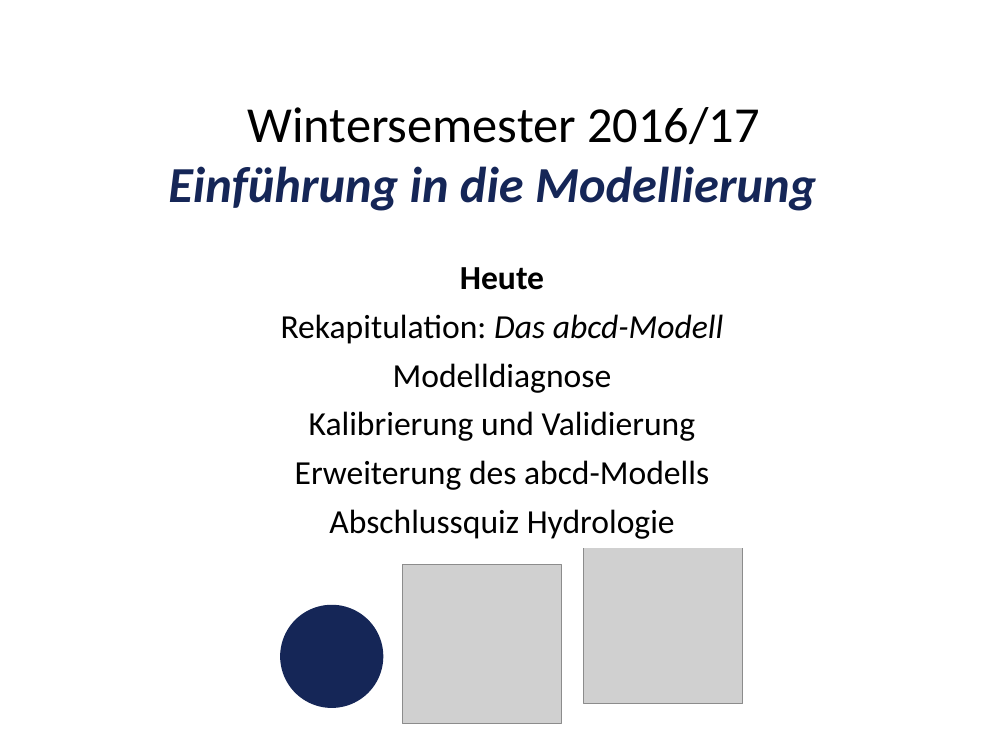
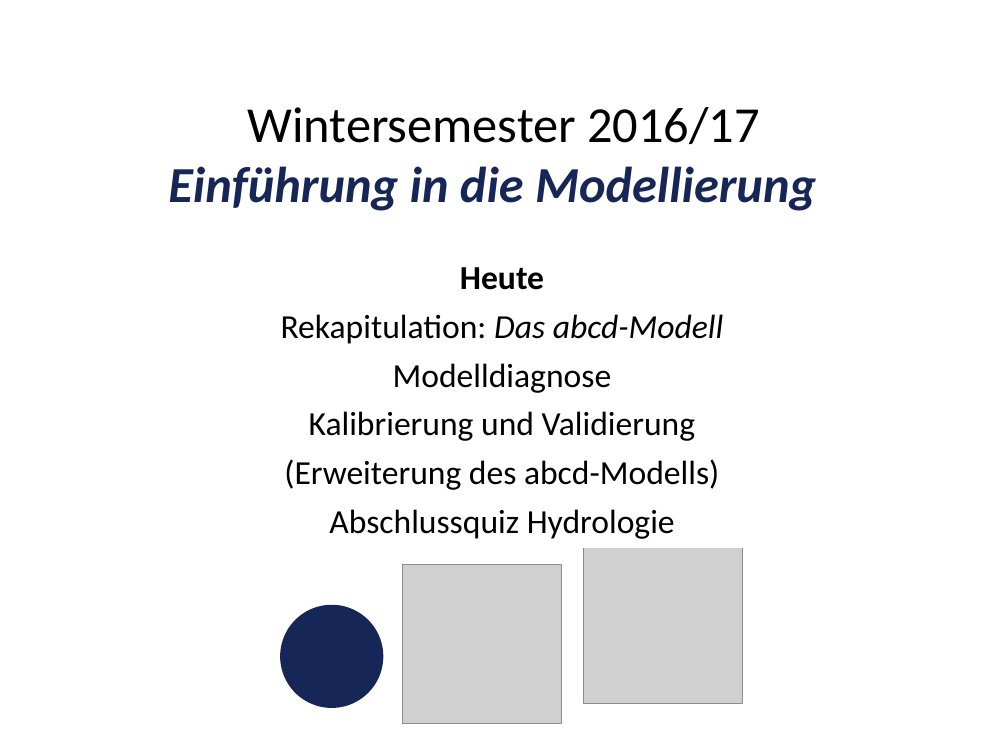
Before and after one commit to heistermann/Einf_Modellierung, a slide deck: slide 3 of Termin_4/folien/UebungModellierung#4.pptx. Drawn at 1008x756 pixels with LibreOffice and Linux fonts; fonts in the diff are those of the drawing; grey boxes stand for pictures. Boxes give left, top, right and bottom in pixels: in the first picture for what was removed or moved away, otherwise in the second. Text is boxed around its words. In the diff, an @@ line names an element or a change of style, - is before the commit and + after.

```diff
--- a/Termin_4/folien/UebungModellierung#4.pptx
+++ b/Termin_4/folien/UebungModellierung#4.pptx
@@ text at [284,459,719,490]: text changed @@
-Erweiterung des abcd-Modells
+(Erweiterung des abcd-Modells)
```
Also in this commit, not shown: 1 other slide changed, 5 slides added.
